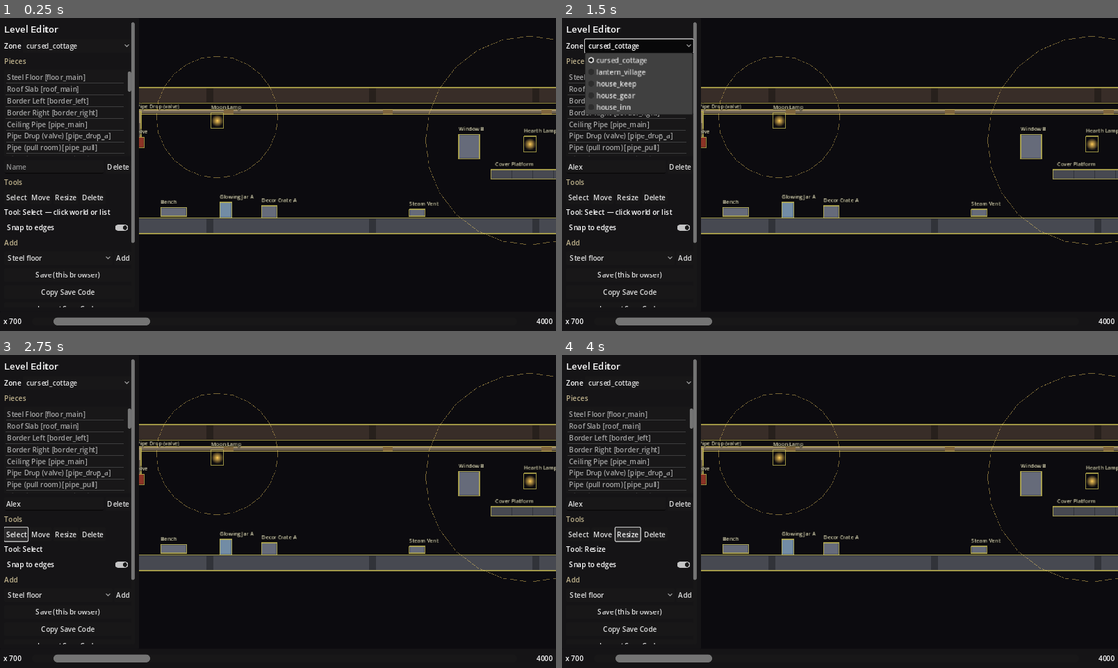
Above: before the commit, frames 1-4 (two rows, left to right).
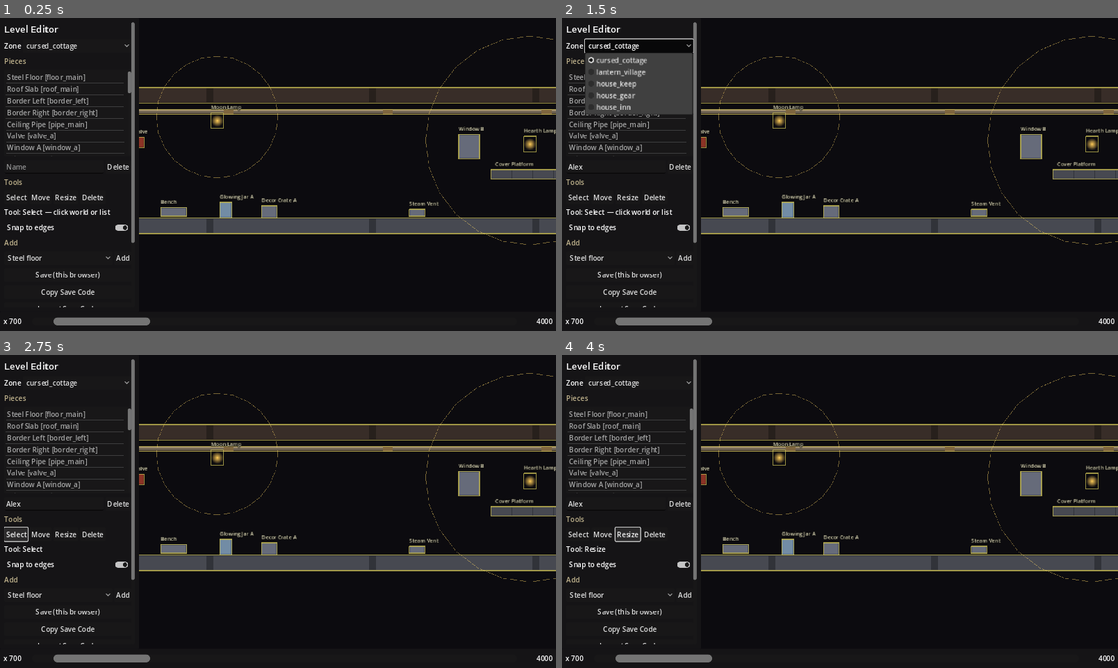
Above: after the commit, the same moments.

Repository: lukezhang2/Eclipseborn
Game: Godot game, scene res://scenes/editor/LevelEditor.tscn
Two runs of this game, one before a commit and one after it. Both use one fixed random seed, a clock stepped at 60 frames per second and the inputs below. This scene is started directly instead of the project's main scene.
Inputs (mouse positions are in pixels of both pictures, inside the frame that each line leads up to):
- Up to frame 1 (0.25 s): no input
- Up to frame 2 (1.5 s): click (617, 168) at 0.52 s; type "Alex" at 0.6 s; click "cursed_cottage" at 1.25 s
- Up to frame 3 (2.75 s): click "Select" at 2 s
- Up to frame 4 (4 s): click "Move" at 2.75 s; click "Resize" at 3.5 s

The runs differ from the first frame. In frame 1, 0.5% of the frame differs, in the area x 1-33%, y 23-45%; in frame 2, 0.5%; in frame 3, 0.5%; in frame 4, 0.5%.

Commit message:
Sync cottage ZoneCatalog with editor save.
Match crate/backstop placements, drop unused room pipes, and align
bench/checkpoint sizes so the editor seed matches play.

Co-authored-by: Cursor <cursoragent@cursor.com>

Diff:
--- a/scripts/editor/ZoneCatalog.gd
+++ b/scripts/editor/ZoneCatalog.gd
@@ -33,24 +33,22 @@
 	out.append(_p("roof_main", "wall", "Roof Slab", 2000, 200, 4000, 36))
 	out.append(_p("border_left", "wall", "Border Left", 24, 340, 48, 360))
 	out.append(_p("border_right", "wall", "Border Right", 3976, 340, 48, 360))
-	out.append(_p("pipe_main", "prop_pipe", "Ceiling Pipe (main)", 2000, 238, 3900, 12))
-	out.append(_p("pipe_drop_a", "prop_pipe", "Pipe Drop (valve)", 220, 273, 10, 70))
-	out.append(_p("pipe_pull", "prop_pipe", "Pipe (pull room)", 1990, 318, 300, 8))
-	out.append(_p("pipe_jump", "prop_pipe", "Pipe (jump room)", 2740, 358, 320, 8))
+	out.append(_p("pipe_main", "prop_pipe", "Ceiling Pipe", 2000, 238, 3900, 12))
 	out.append(_p("valve_a", "prop_valve", "Valve", 220, 308, 24, 24))
 	out.append(_p("window_a", "prop_window", "Window A", 180, 318, 48, 56))
 	out.append(_p("window_b", "prop_window", "Window B", 980, 318, 48, 56))
 	out.append(_p("window_c", "prop_window", "Window C", 1780, 318, 48, 56))
 	out.append(_p("window_d", "prop_window", "Window D", 2580, 318, 52, 56))
 	out.append(_p("window_e", "prop_window", "Window E", 3380, 318, 48, 56))
-	out.append(_p("bench_a", "prop_bench", "Bench", 300, FLOOR_TOP - 4, 60, 28))
+	out.append(_p("bench_a", "prop_bench", "Bench", 300, FLOOR_TOP - 4, 60, 20))
 	out.append(_p("vent_a", "prop_vent", "Steam Vent", 860, FLOOR_TOP - 4, 36, 16))
 	out.append(_p("decor_crate_a", "prop_crate", "Decor Crate A", 520, FLOOR_TOP - 14, 36, 28))
 	out.append(_p("decor_crate_b", "prop_crate", "Decor Crate B", 2920, FLOOR_TOP - 15, 40, 30))
-	out.append(_p("box_push_a", "crate", "Pushable Crate (lamp room)", 980, PieceSpecs.sit_on_floor_y("crate", FLOOR_TOP, crate), crate.x, crate.y))
-	out.append(_p("box_pull_a", "crate", "Pushable Crate (pull puzzle)", 1896, PieceSpecs.sit_on_floor_y("crate", FLOOR_TOP, crate), crate.x, crate.y))
+	## Pushable crates: 58×58 sitting on FLOOR_TOP (center ≈ FLOOR_TOP - 29).
+	out.append(_p("box_push_a", "crate", "Pushable Crate (lamp room)", 1222.13659667969, 452.331481933594, crate.x, crate.y))
+	out.append(_p("box_pull_a", "crate", "Pushable Crate (pull puzzle)", 1901.41931152344, 452.577880859375, crate.x, crate.y))
 	out.append(_p("wall_tall", "wall", "Tall Pull Wall", 2080, FLOOR_TOP - 50, 32, 100))
-	out.append(_p("wall_backstop", "wall", "Pull Backstop", 1860, FLOOR_TOP - 20, 24, 40))
+	out.append(_p("wall_backstop", "wall", "Pull Backstop", 1854.39147949219, 457.149475097656, 33.0551719665527, 49.701171875))
 	out.append(_p("platform_crate_room", "floor", "Cover Platform", 1120, FLOOR_TOP - 100, 180, 22))
 	out.append(_p("ledge_a", "floor", "Jump Ledge A", 2700, FLOOR_TOP - 55, 140, 22))
 	out.append(_p("ledge_b", "floor", "Jump Ledge B", 2840, FLOOR_TOP - 100, 100, 22))
@@ -62,7 +60,7 @@
 	out.append(_p("chest_a", "prop_breakable", "Glowing Chest", 3100, FLOOR_TOP - 16, 40, 32))
 	out.append(_p("hatch_exit", "prop_hatch", "Exit Hatch", 3480, FLOOR_TOP - 2, 64, 16))
 	out.append(_p("wall_end", "wall", "End Wall", 3720, FLOOR_TOP - 90, 80, 180))
-	out.append(_p("checkpoint_hatch", "prop_checkpoint", "Checkpoint (cottage hatch)", 3300, FLOOR_TOP - 4, 56, 28))
+	out.append(_p("checkpoint_hatch", "prop_checkpoint", "Checkpoint (cottage hatch)", 3300, FLOOR_TOP - 4, 56, 24))
 	return out
 
 
